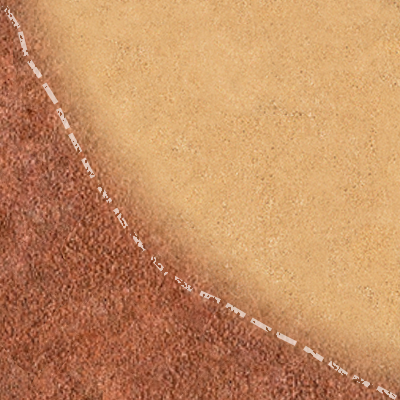
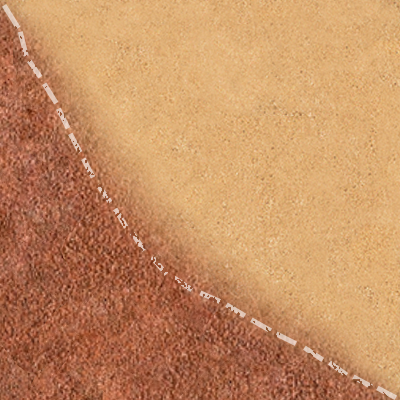
Layered file, before and after one edit (400px x 400px). Changes by layer:
painted on "Линия 37" over [311,311,324,327]
painted on "Слой 2" over [0,0,400,400]
